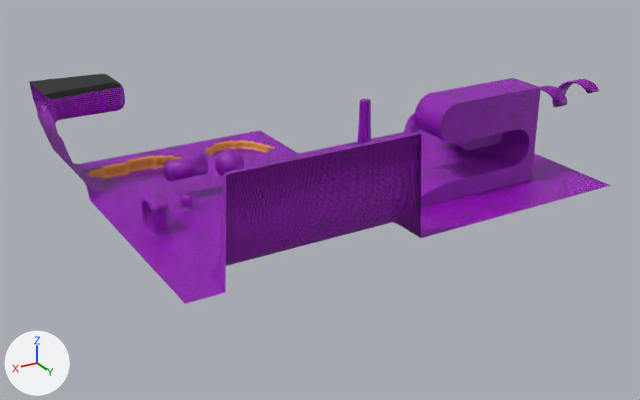
An edit to the Blender file maps/MovementTesting/MovementTesting.blend, drawn before and after from the same camera.
Before and after are seen from a camera (50 mm lens) standing at (149.0, 278.0, 140.0) and looking at (-32.0, -24.0, -11.0). Every picture has the same lights, and +X, +Y and +Z are marked at lower left.
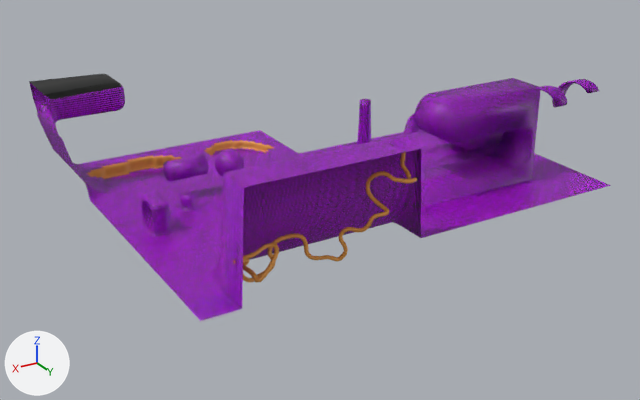
What differs and where, as boxes (x1, y1, x2, y2) in the pictures (640 x 400 px):
'Plane', reshaped (7% taller)
    before: (29, 74, 611, 304)
    after: (29, 74, 611, 321)
part 1 of me_plane, added (purple)
    after: (186, 134, 443, 321)

The change in detail:
me_plane is used by ob_plane; location (0.0, 0.0, 0.0).
me_plane had 8723 vertices, 9400 faces and spanned x -215.0..70.0, y -90.0..48.0, z -6.0..42.0.
me_plane now has 10161 vertices, 10842 faces and spans x -215.0..70.0, y -90.0..61.0, z -6.0..42.0.
me_plane part 1: 1438 vertices added at x -30.0..60.0, y 42.0..61.0, z -2.0..40.0.
